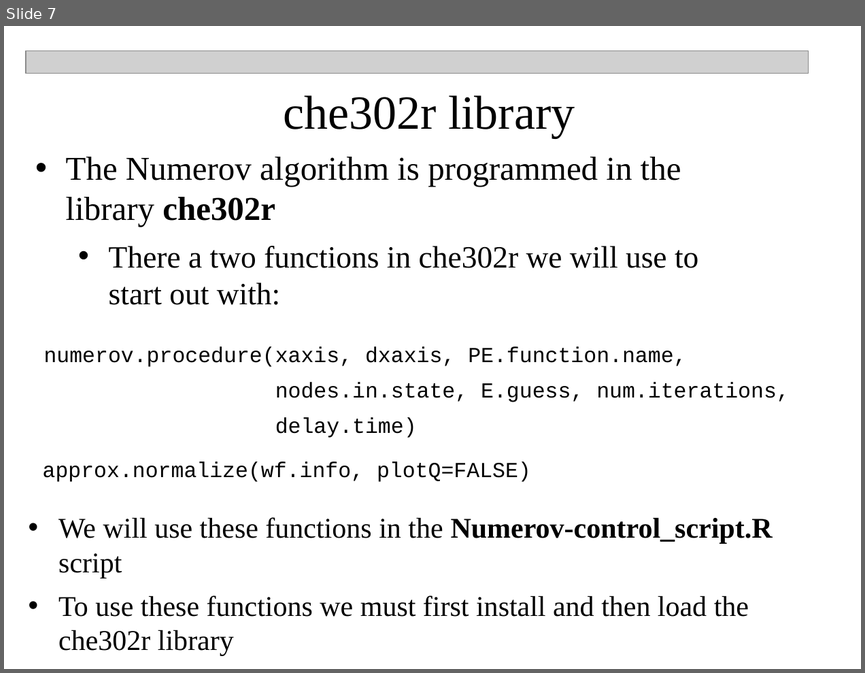
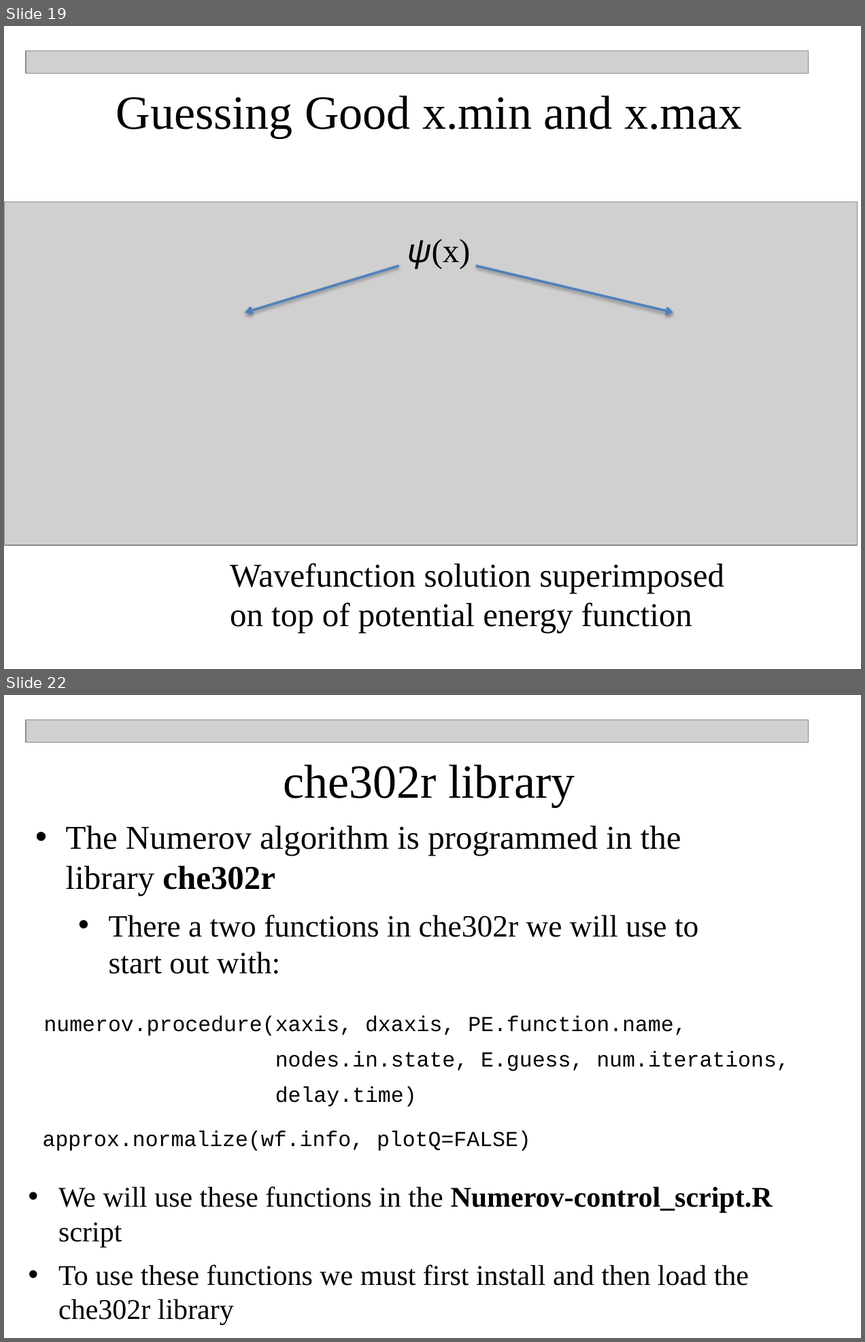
Before and after one commit to npetraco/CHE302, a slide deck: Laboratories/Lab2/Numerov_Workshop.pptx. Shown one above the other, each under a label of ours: slide 7 before the commit, slides 19 and 22 after it; the slides between them are not shown. The pictures are 865x673 and 865x1342 pixels, drawn with LibreOffice and Linux fonts; fonts in the diff are those of the drawing; grey boxes stand for pictures. Boxes give left, top, right and bottom in pixels: in the first picture for what was removed or moved away, otherwise in the second. Text is boxed around its words. In the diff, an @@ line names an element or a change of style, - is before the commit and + after.

```diff
--- a/Laboratories/Lab2/Numerov_Workshop.pptx
+++ b/Laboratories/Lab2/Numerov_Workshop.pptx
@@ slide 19 added at bbox=[4, 26, 861, 669], background #FFFFFF @@
@@ picture added at bbox=[26, 51, 808, 74] @@
@@ text added at bbox=[116, 95, 742, 138], 40 pt, text #000000 @@
+Guessing Good x.min and x.max
@@ picture added at bbox=[4, 201, 857, 544] @@
@@ text added at bbox=[407, 239, 470, 269], 28 pt, text #000000 @@
+ψ(x)
@@ arrow added from (399, 266) to (245, 312), #4F81BD 2 pt @@
@@ arrow added from (476, 266) to (673, 312), #4F81BD 2 pt @@
@@ text added at bbox=[230, 563, 724, 633], 28 pt, text #000000 @@
+Wavefunction solution superimposed on top of potential energy function
@@ what was slide 7 is now slide 22 @@
```
Also in this commit, not shown: 2 slides changed, 15 other slides added, 2 slides removed, 1 other file.
